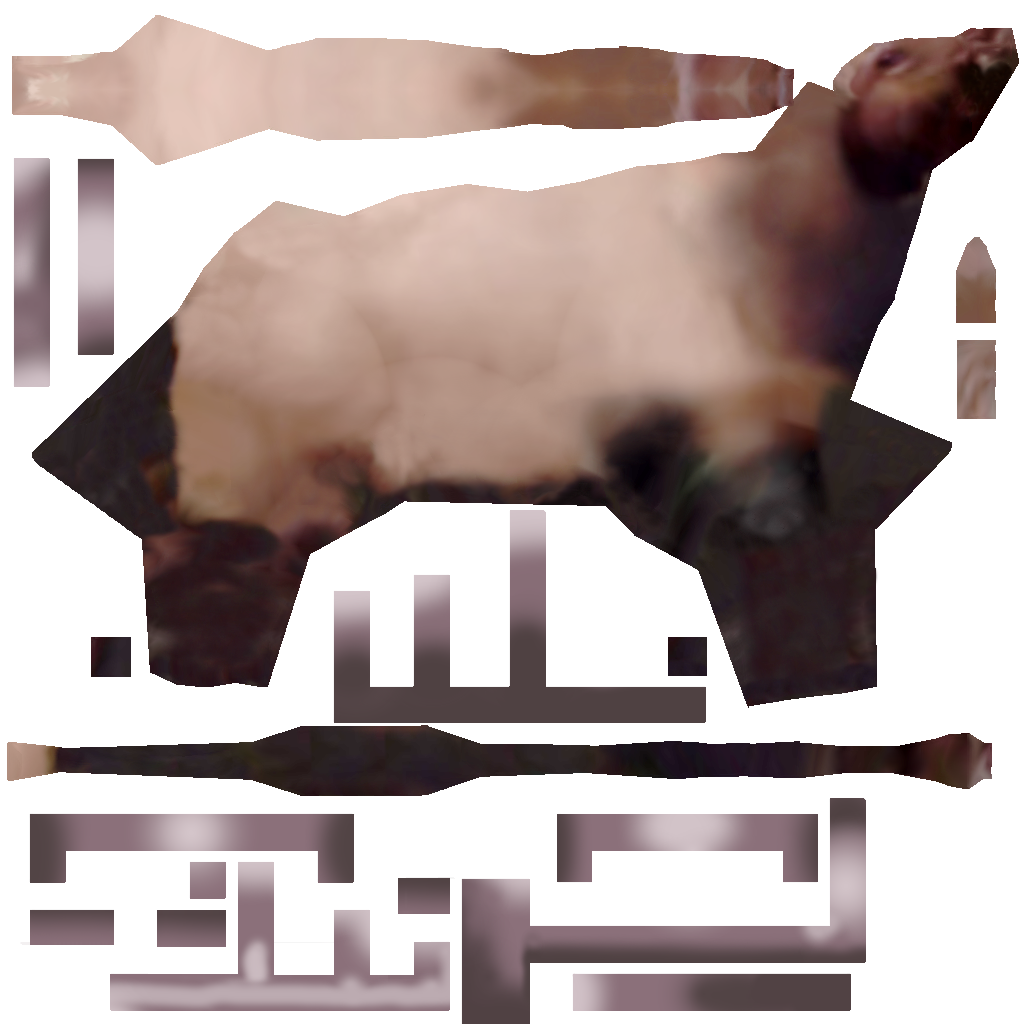
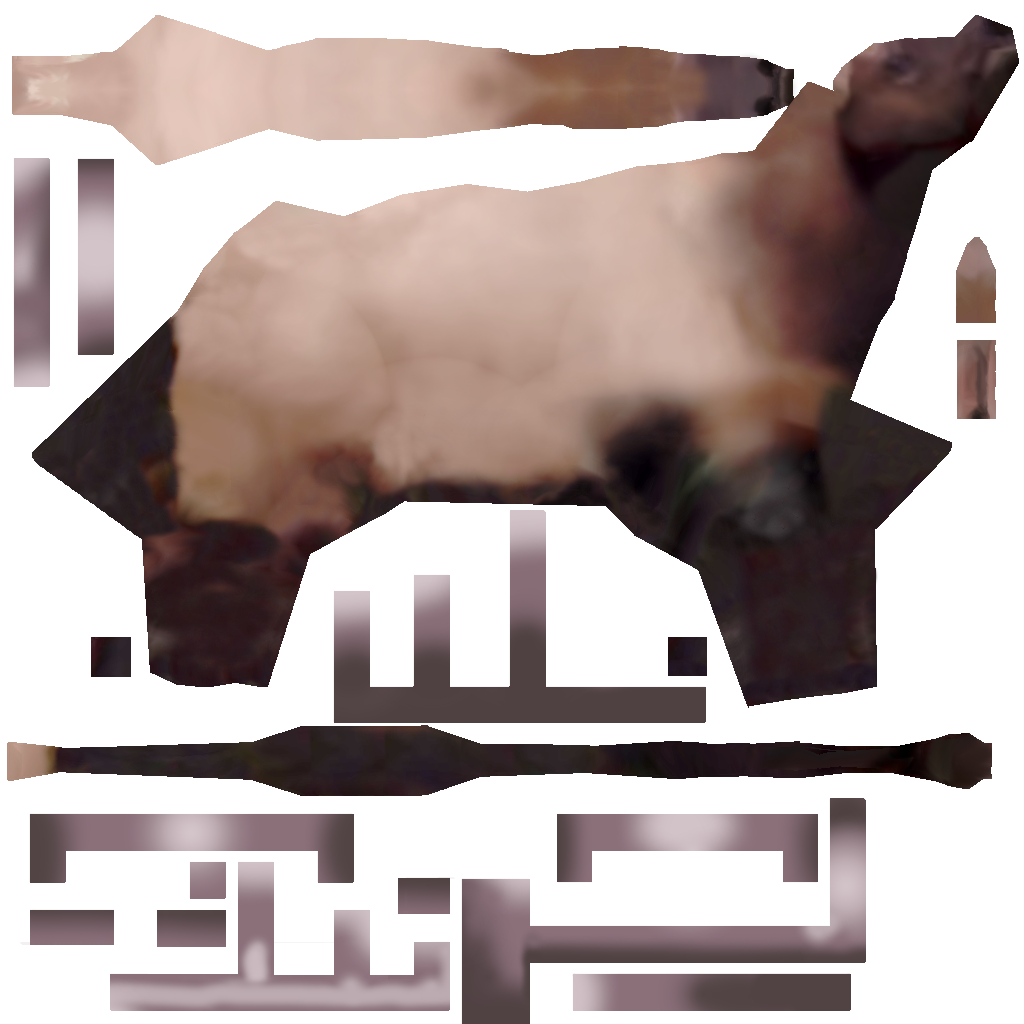
Layer changes from the first 1024px x 1024px image to the second:
renamed "Pasted Layer" to "Pasted Layer #1", painted on it over [618, 15, 1019, 789]
